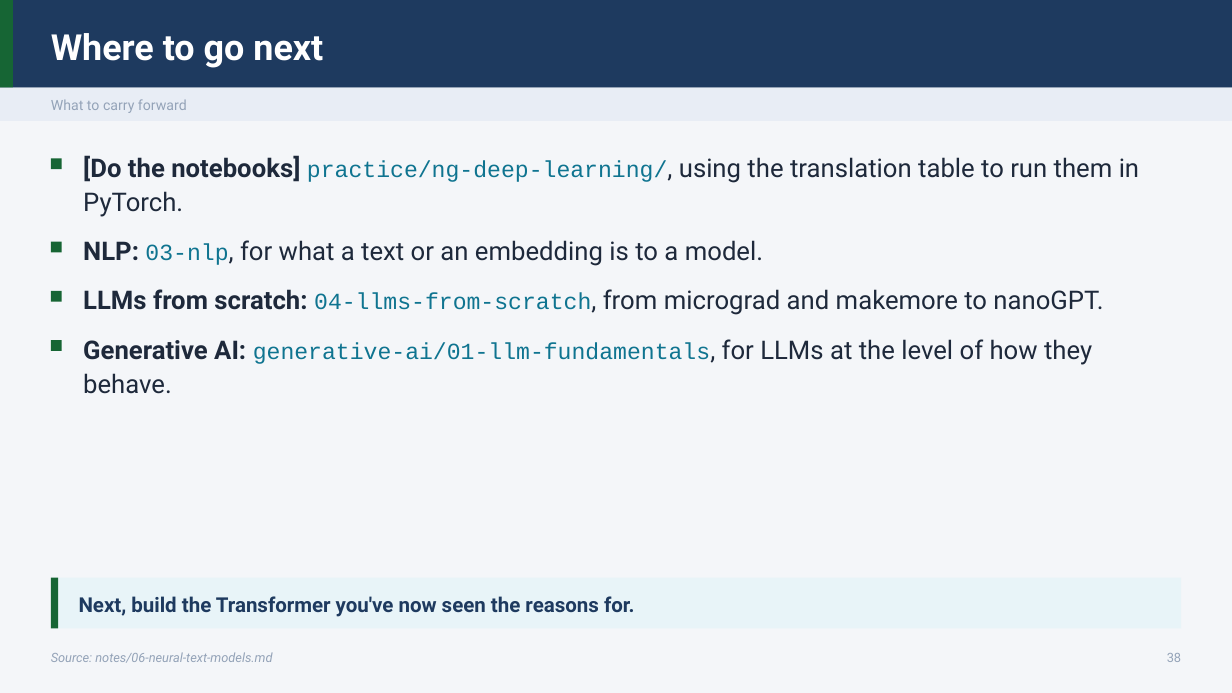
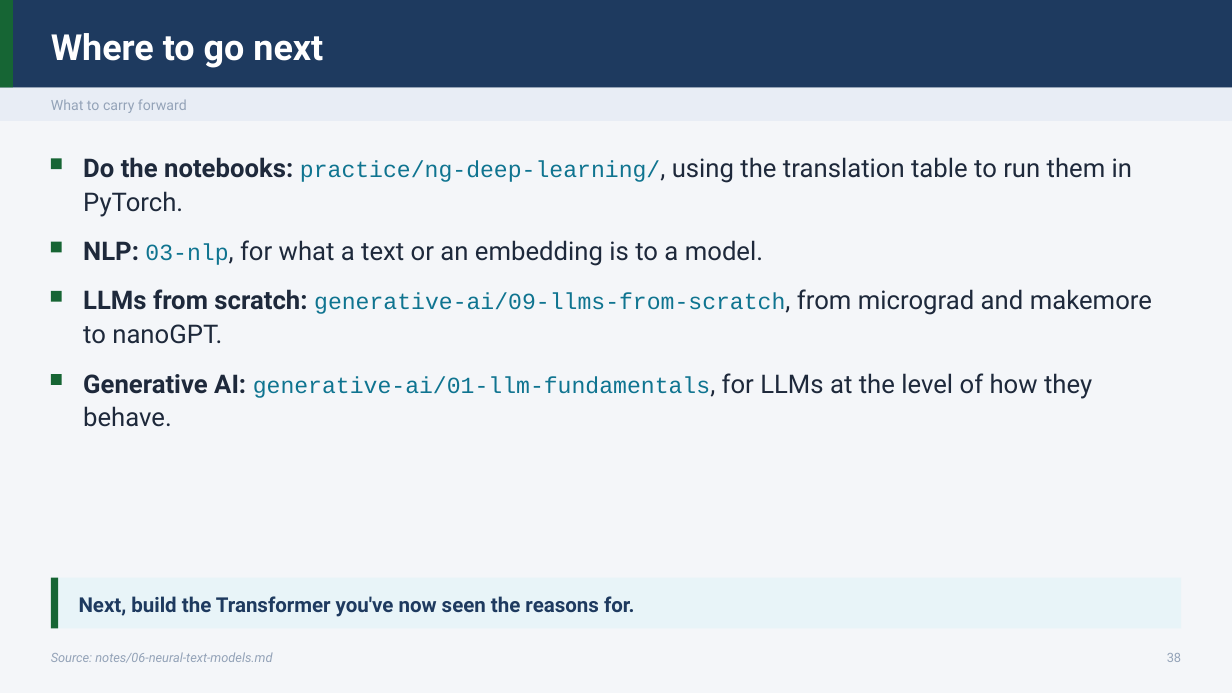
Before and after one commit to ramseywise/learn-ai-engineering, a slide deck: slide 38 of data-science/02-deep-learning/slides/deep-learning.pptx. Drawn at 1232x693 pixels with LibreOffice and Linux fonts; fonts in the diff are those of the drawing. Boxes give left, top, right and bottom in pixels: in the first picture for what was removed or moved away, otherwise in the second. Text is boxed around its words. In the diff, an @@ line names an element or a change of style, - is before the commit and + after.

```diff
--- a/data-science/02-deep-learning/slides/deep-learning.pptx
+++ b/data-science/02-deep-learning/slides/deep-learning.pptx
@@ text at box(83, 157, 1132, 217): text changed @@
-[Do the notebooks] practice/ng-deep-learning/, using the translation table to run them in PyTorch.
+Do the notebooks: practice/ng-deep-learning/, using the translation table to run them in PyTorch.
@@ text at box(83, 289, 1152, 344): text changed @@
-LLMs from scratch: 04-llms-from-scratch, from micrograd and makemore to nanoGPT.
+LLMs from scratch: generative-ai/09-llms-from-scratch, from micrograd and makemore to nanoGPT.
@@ rectangle: place and size @@
-rectangle at box(51, 340, 62, 351)
+rectangle at box(51, 374, 62, 385)
@@ text "Generative AI: generative-ai/01-llm-fundamentals, for LLMs ...": place and size @@
-text "Generative AI: generative-ai/01-llm-fundamentals, for LLMs ..." at box(83, 339, 1092, 394)
+text "Generative AI: generative-ai/01-llm-fundamentals, for LLMs ..." at box(83, 373, 1092, 427)
```
Also in this commit, not shown: 24 other slides changed, 18 other files.
